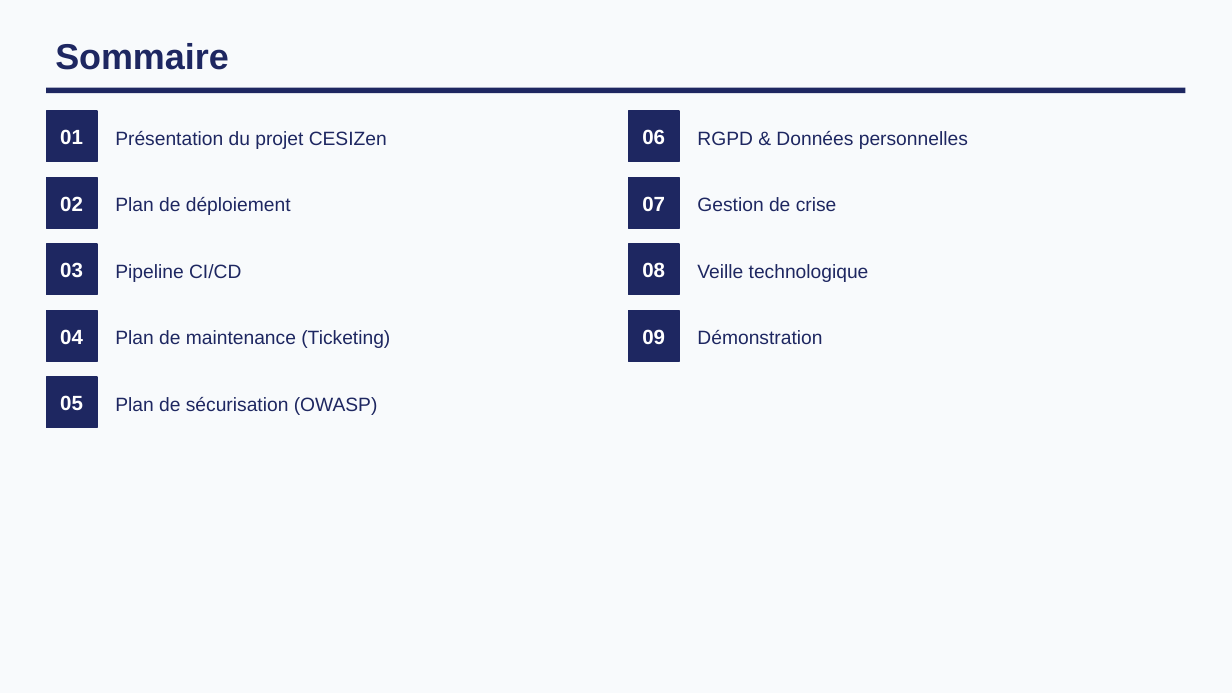
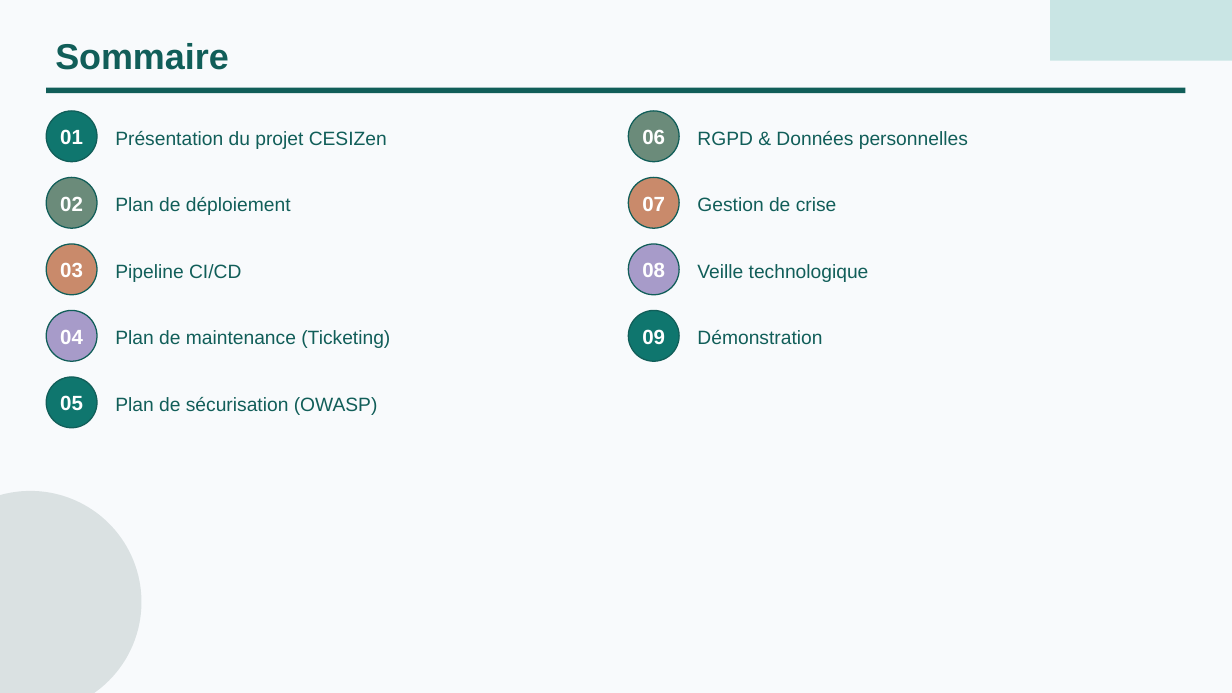
Before and after one commit to Clement-Souil/CesiZen, a slide deck: slide 2 of docs-bloc3/Soutenance_Bloc3_CESIZen.pptx. Drawn at 1232x693 pixels with LibreOffice and Linux fonts; fonts in the diff are those of the drawing. Boxes give left, top, right and bottom in pixels: in the first picture for what was removed or moved away, otherwise in the second. Text is boxed around its words. In the diff, an @@ line names an element or a change of style, - is before the commit and + after.

```diff
--- a/docs-bloc3/Soutenance_Bloc3_CESIZen.pptx
+++ b/docs-bloc3/Soutenance_Bloc3_CESIZen.pptx
@@ rectangle added at [1050, 0, 1232, 61], fill #0D9488 at 20% opacity @@
@@ rectangle at [46, 88, 1186, 93]: fill #1E2761 to #115E59 @@
@@ ellipse at [628, 111, 679, 162]: rectangle to ellipse; fill #1E2761 to #6B8B7A; outline #1E2761 1 pt to #115E59 1 pt @@
@@ ellipse at [46, 177, 97, 228]: rectangle to ellipse; fill #1E2761 to #6B8B7A; outline #1E2761 1 pt to #115E59 1 pt @@
@@ ellipse at [628, 177, 679, 228]: rectangle to ellipse; fill #1E2761 to #C98A6B; outline #1E2761 1 pt to #115E59 1 pt @@
@@ ellipse at [46, 244, 97, 295]: rectangle to ellipse; fill #1E2761 to #C98A6B; outline #1E2761 1 pt to #115E59 1 pt @@
@@ ellipse at [628, 244, 679, 295]: rectangle to ellipse; fill #1E2761 to #A79BC9; outline #1E2761 1 pt to #115E59 1 pt @@
@@ ellipse at [46, 311, 97, 361]: rectangle to ellipse; fill #1E2761 to #A79BC9; outline #1E2761 1 pt to #115E59 1 pt @@
@@ rectangle to ellipse; fill #1E2761 to #0F766E; outline #1E2761 1 pt to #115E59 1 pt in 3 elements at [46, 111, 97, 162], [46, 377, 97, 428], [628, 311, 679, 361] @@
@@ text colour #1E2761 to #115E59 in 10 elements at [55, 43, 229, 70], [115, 131, 387, 149], [115, 197, 291, 215], [115, 264, 241, 282], [115, 330, 390, 348], [115, 397, 378, 415], [697, 131, 968, 149], [697, 197, 837, 211], [697, 264, 869, 282], [697, 330, 822, 344] @@
@@ ellipse added at [0, 491, 142, 693], fill #042F2E at 12% opacity @@
```
Also in this commit, not shown: 19 other slides changed, 6 slides removed, 40 other files.
